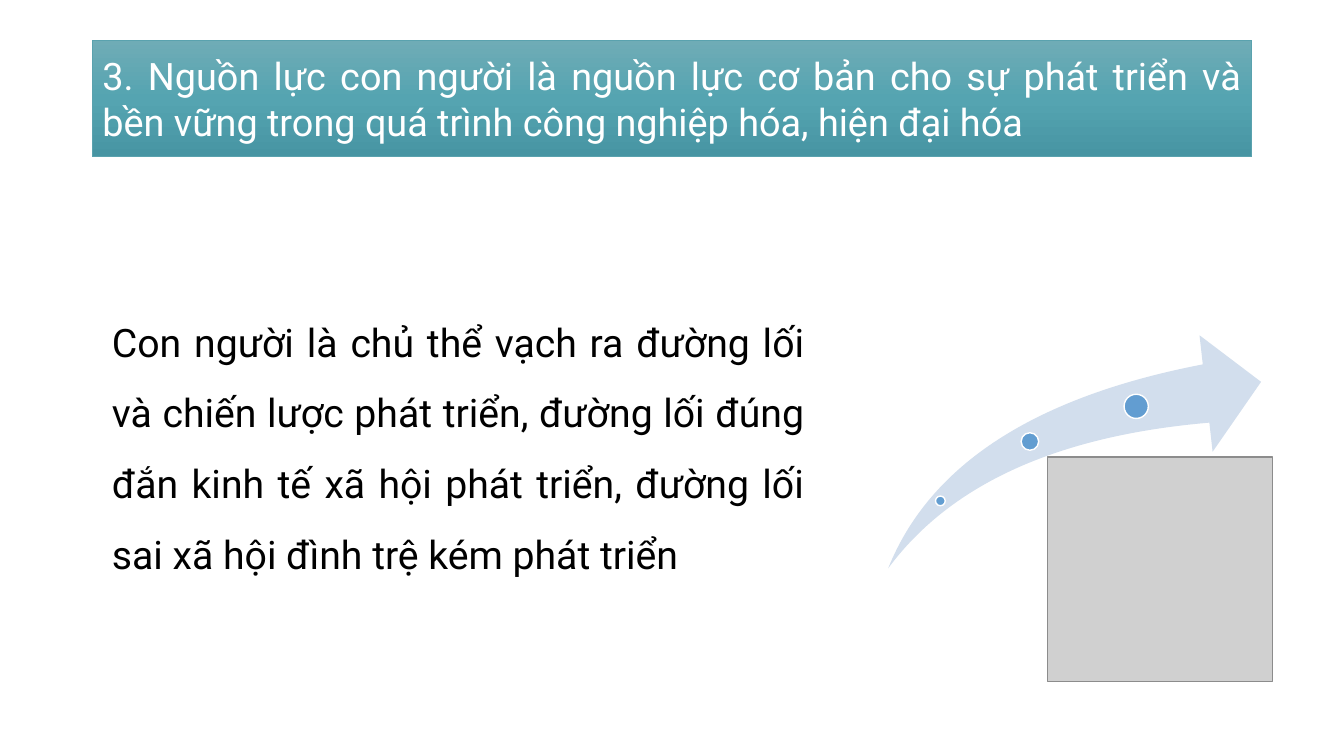
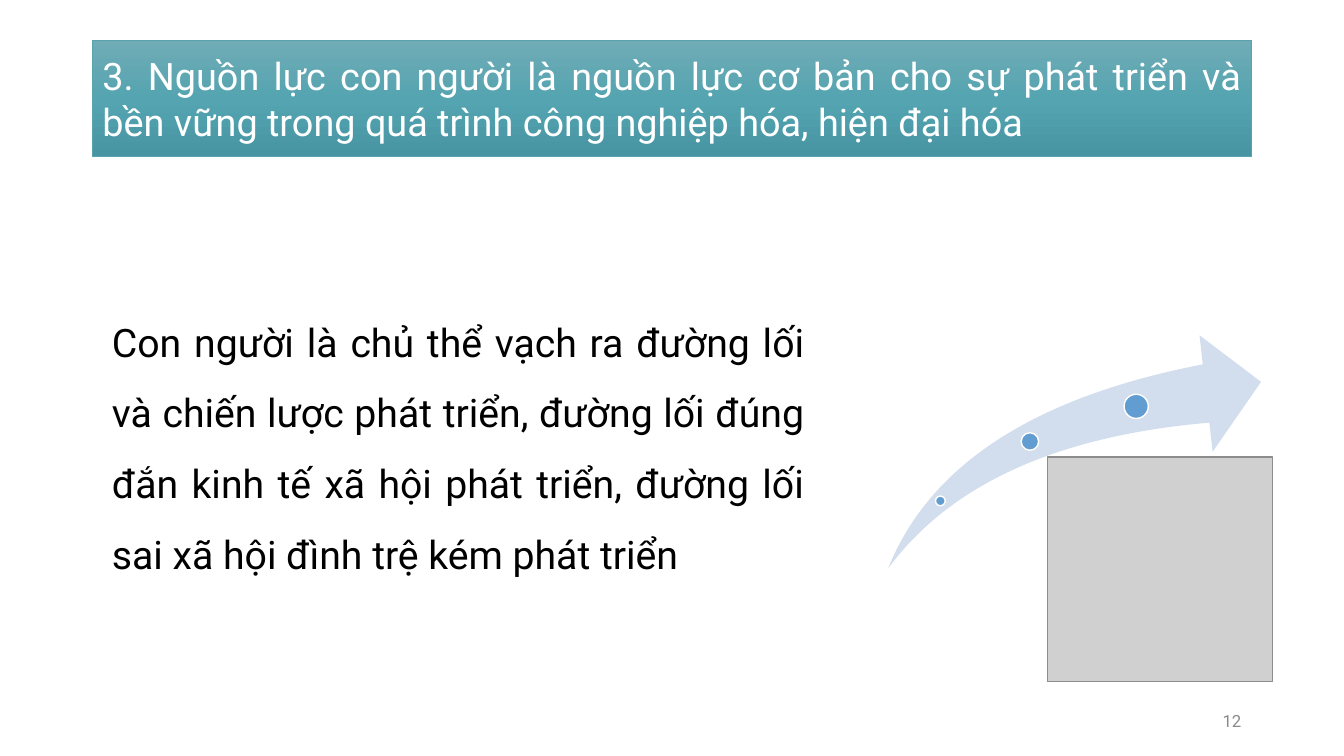
Before and after one commit to lamtvu/DuongLoi, a slide deck: slide 12 of PP_DL.pptx. Drawn at 1344x756 pixels with LibreOffice and Linux fonts; fonts in the diff are those of the drawing; grey boxes stand for pictures. Boxes give left, top, right and bottom in pixels: in the first picture for what was removed or moved away, otherwise in the second. Text is boxed around its words. In the diff, an @@ line names an element or a change of style, - is before the commit and + after.

```diff
--- a/PP_DL.pptx
+++ b/PP_DL.pptx
@@ page number added at <box>1223,715,1242,727</box>, 12 pt, text #8C8C8C @@
+12
```
Also in this commit, not shown: 13 other slides changed, 1 other file.
